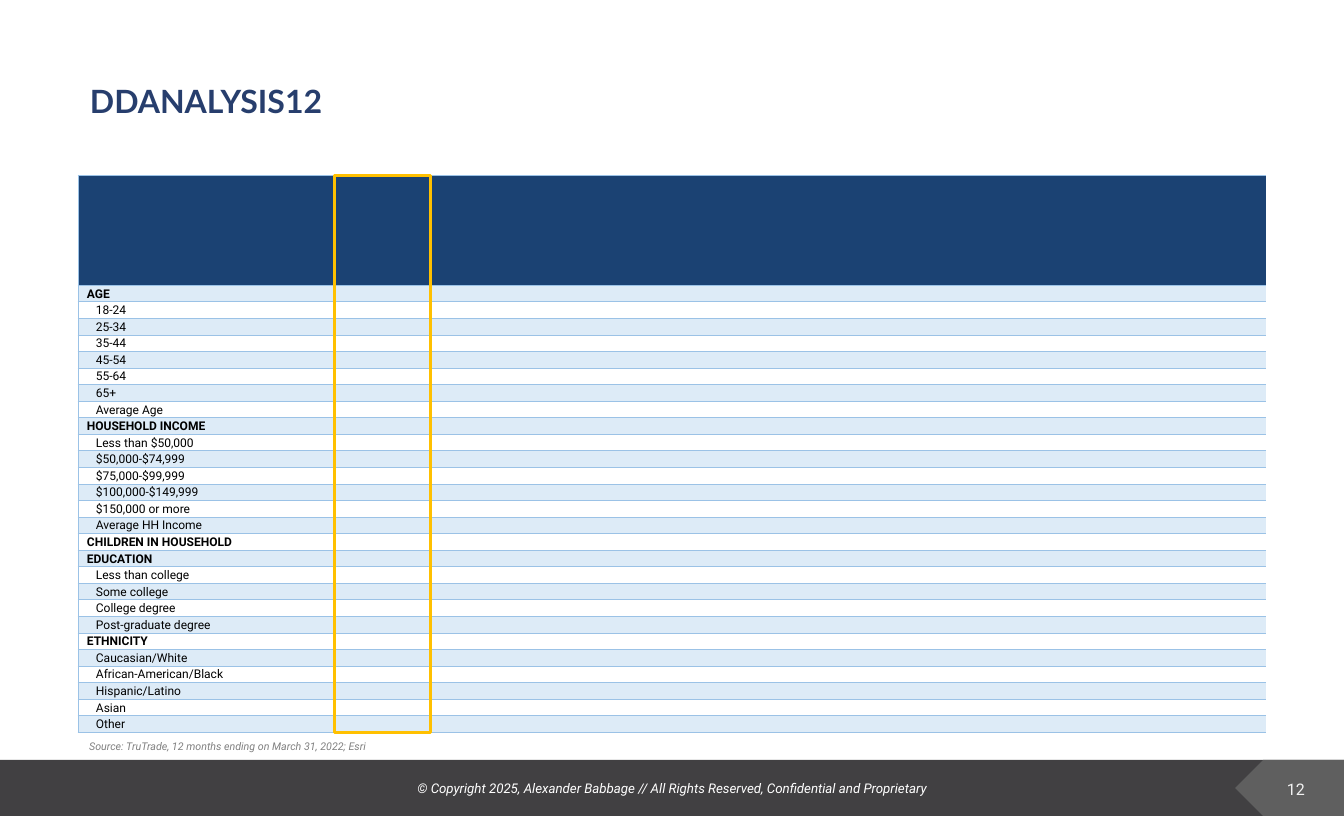
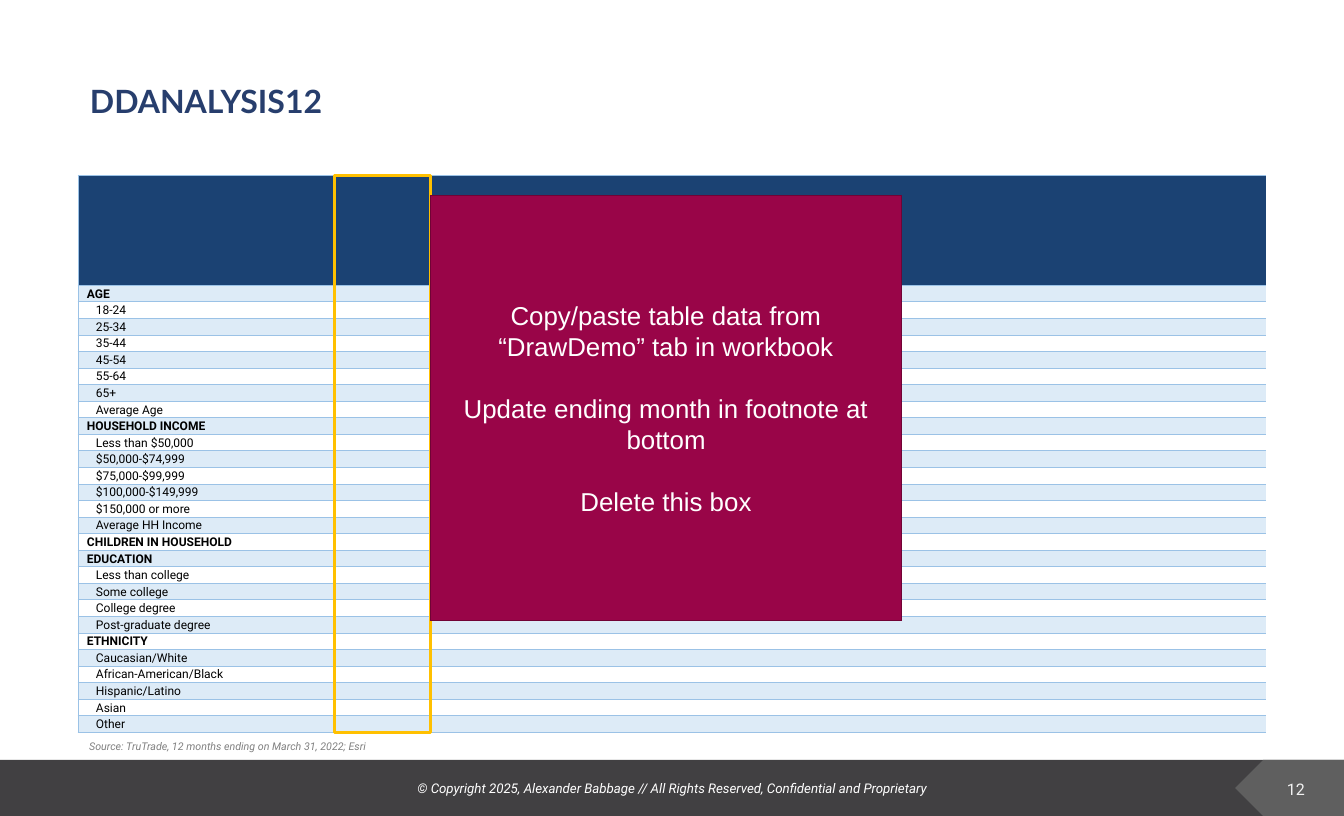
Before and after one commit to deeemdeeem/tt-report-automation, a slide deck: slide 12 of TT_report.pptx. Drawn at 1344x816 pixels with LibreOffice and Linux fonts; fonts in the diff are those of the drawing; background and template pictures are left out. Boxes give left, top, right and bottom in pixels: in the first picture for what was removed or moved away, otherwise in the second. Text is boxed around its words. In the diff, an @@ line names an element or a change of style, - is before the commit and + after.

```diff
--- a/TT_report.pptx
+++ b/TT_report.pptx
@@ rectangle added at (431,196,902,621), fill #990548, outline #710435 1 pt, 19.4 pt, text #FFFFFF @@
+Copy/paste table data from “DrawDemo” tab in workbook
+Update ending month in footnote at bottom
+Delete this box
```
Also in this commit, not shown: 6 other slides changed, 5 other files.
